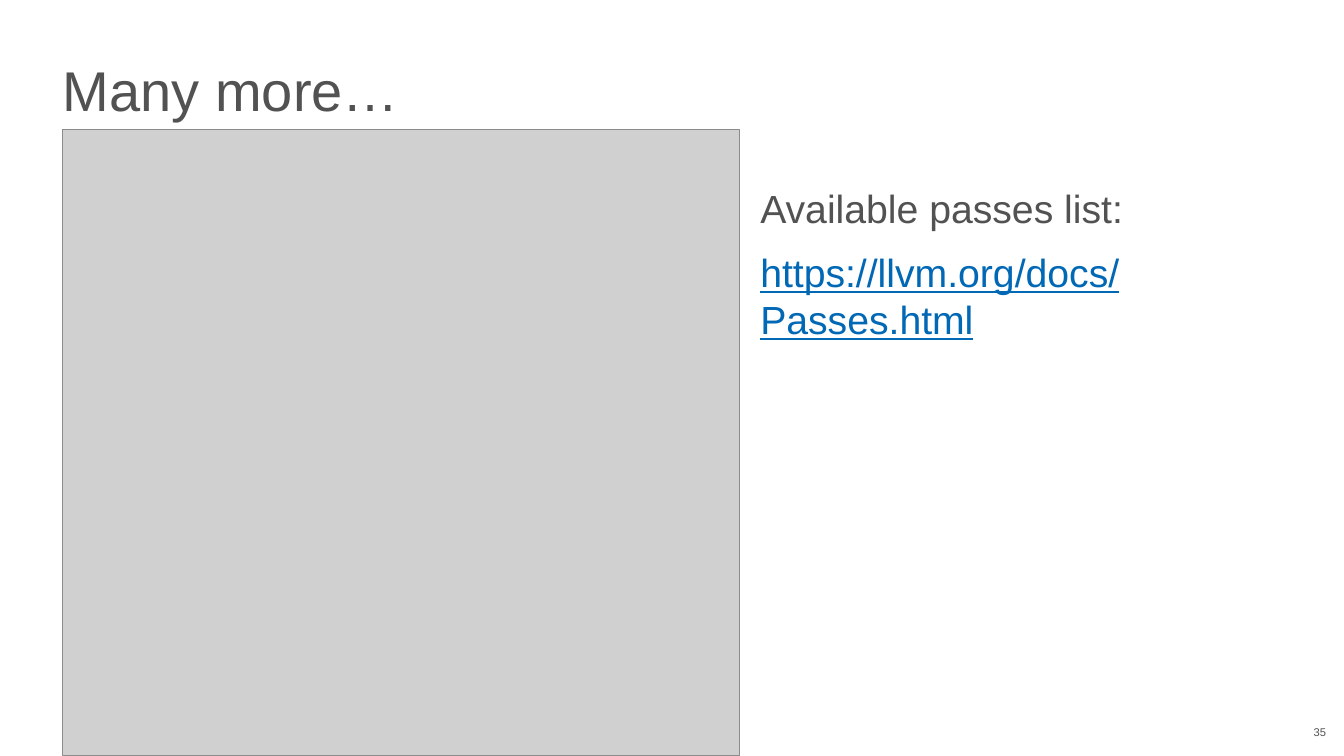
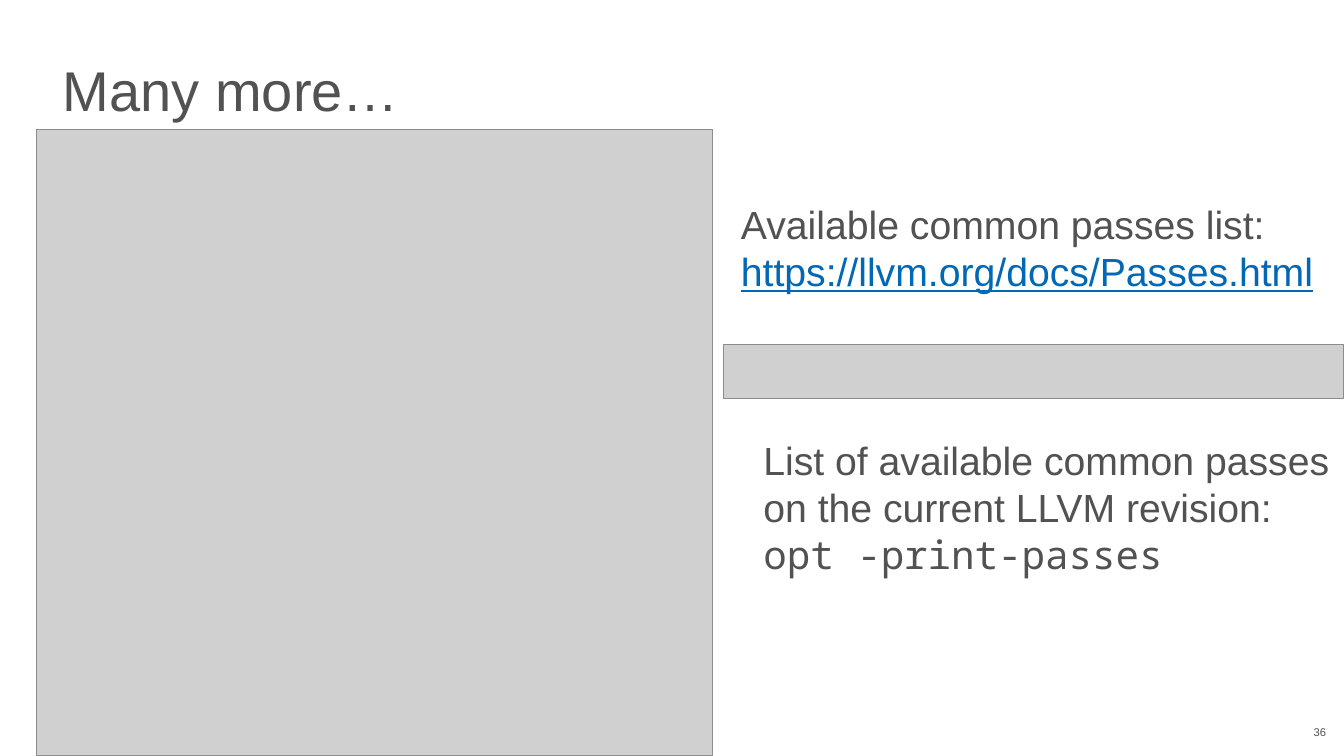
Before and after one commit to NN-complr-tech/Complr-course-lectures, a slide deck: slide 36 of 05-Optimizations-1.pptx (slide 35 before the commit). Drawn at 1344x756 pixels with LibreOffice and Linux fonts; fonts in the diff are those of the drawing; grey boxes stand for pictures. Boxes give left, top, right and bottom in pixels: in the first picture for what was removed or moved away, otherwise in the second. Text is boxed around its words. In the diff, an @@ line names an element or a change of style, - is before the commit and + after.

```diff
--- a/05-Optimizations-1.pptx
+++ b/05-Optimizations-1.pptx
@@ picture: place and size @@
-picture at bbox=[63, 130, 739, 756]
+picture at bbox=[36, 130, 713, 756]
@@ text at bbox=[741, 210, 1313, 294]: text changed @@
-Available passes list:
-https://llvm.org/docs/Passes.html
+Available common passes list: https://llvm.org/docs/Passes.html
@@ picture added at bbox=[724, 345, 1344, 398] @@
@@ text added at bbox=[763, 446, 1329, 579], 28 pt, text #525252 @@
+List of available common passes on the current LLVM revision:
+opt -print-passes
```
Also in this commit, not shown: 22 other slides changed, 3 slides added, 1 slide removed.
